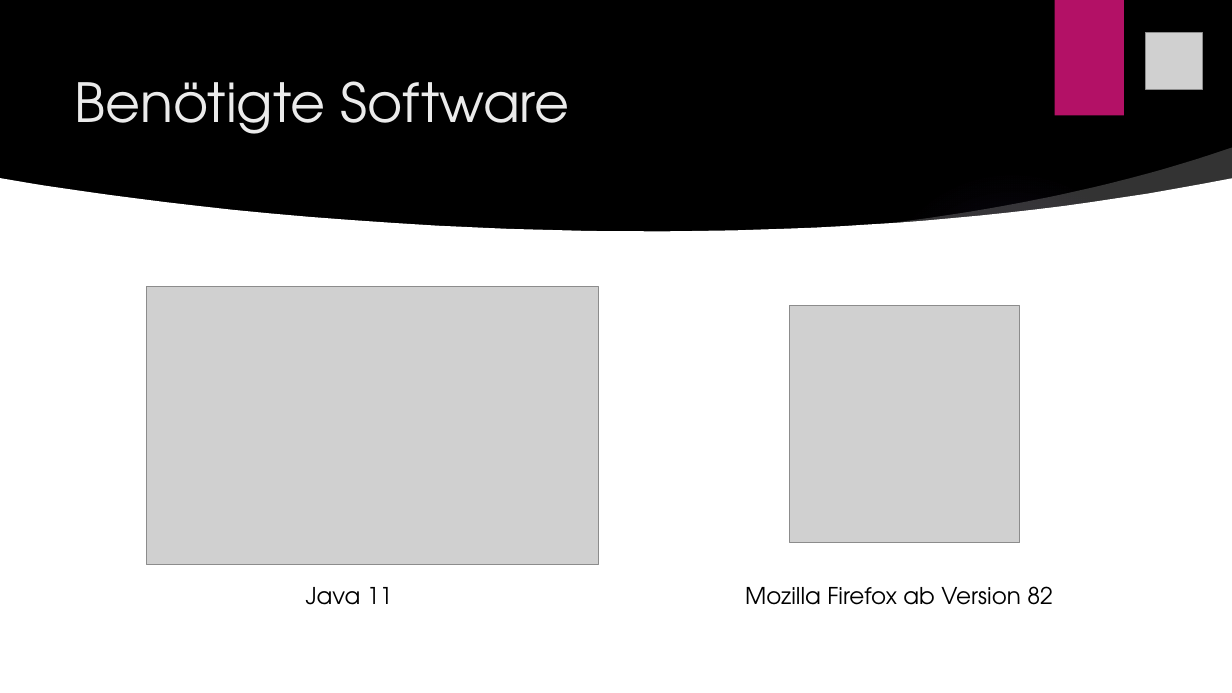
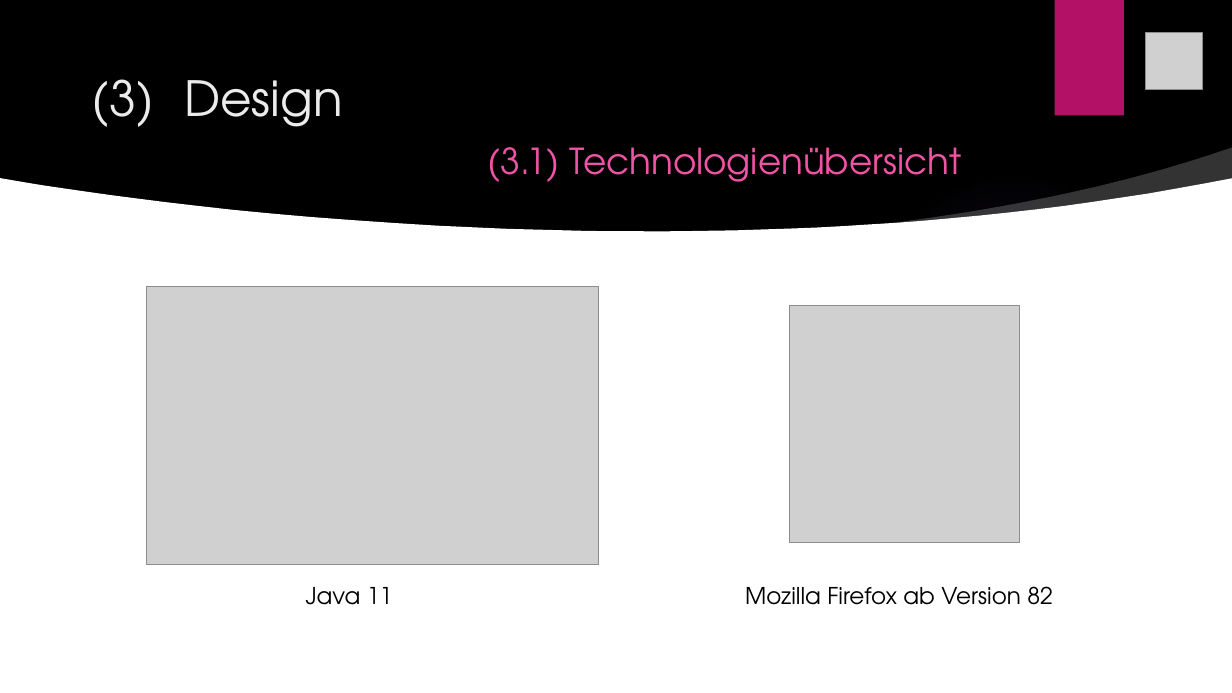
Before and after one commit to hejo221/swt20w37, a slide deck: slide 5 of LaBouteillePräsentation/LaBouteille.pptx (slide 7 before the commit). Drawn at 1232x693 pixels with LibreOffice and Linux fonts; fonts in the diff are those of the drawing; grey boxes stand for pictures; background and template pictures are left out. Boxes give left, top, right and bottom in pixels: in the first picture for what was removed or moved away, otherwise in the second. Text is boxed around its words. In the diff, an @@ line names an element or a change of style, - is before the commit and + after.

```diff
--- a/LaBouteillePräsentation/LaBouteille.pptx
+++ b/LaBouteillePräsentation/LaBouteille.pptx
@@ title removed at [75,81,569,134] @@
-Benötigte Software
@@ title added at [92,79,962,182], 27.9 pt, text #EF53A5 @@
+(3) Design
+(3.1) Technologienübersicht
```
Also in this commit, not shown: 1 other slide changed, 1 slide added, 2 slides removed, 1 other file.
